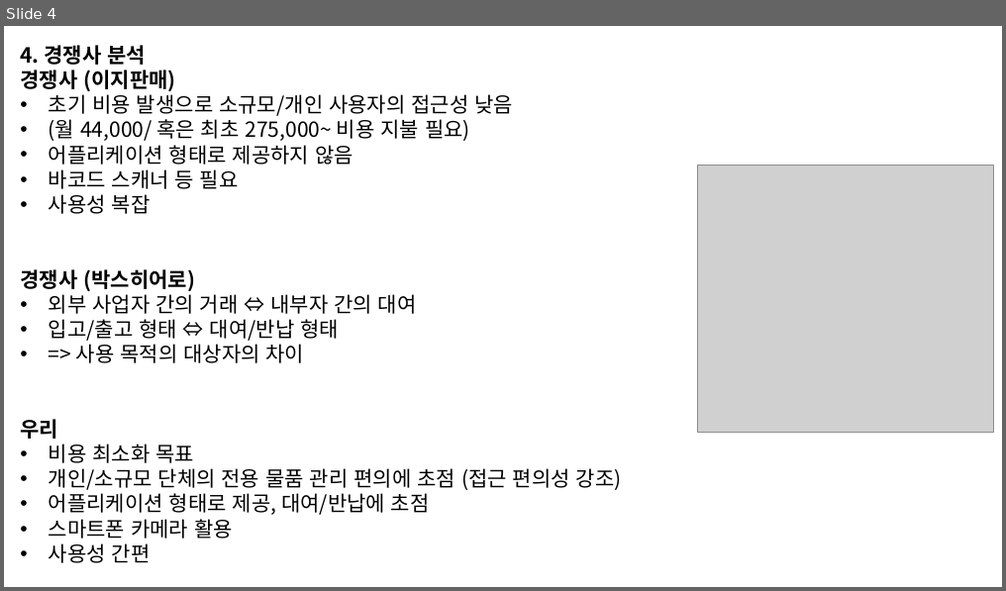
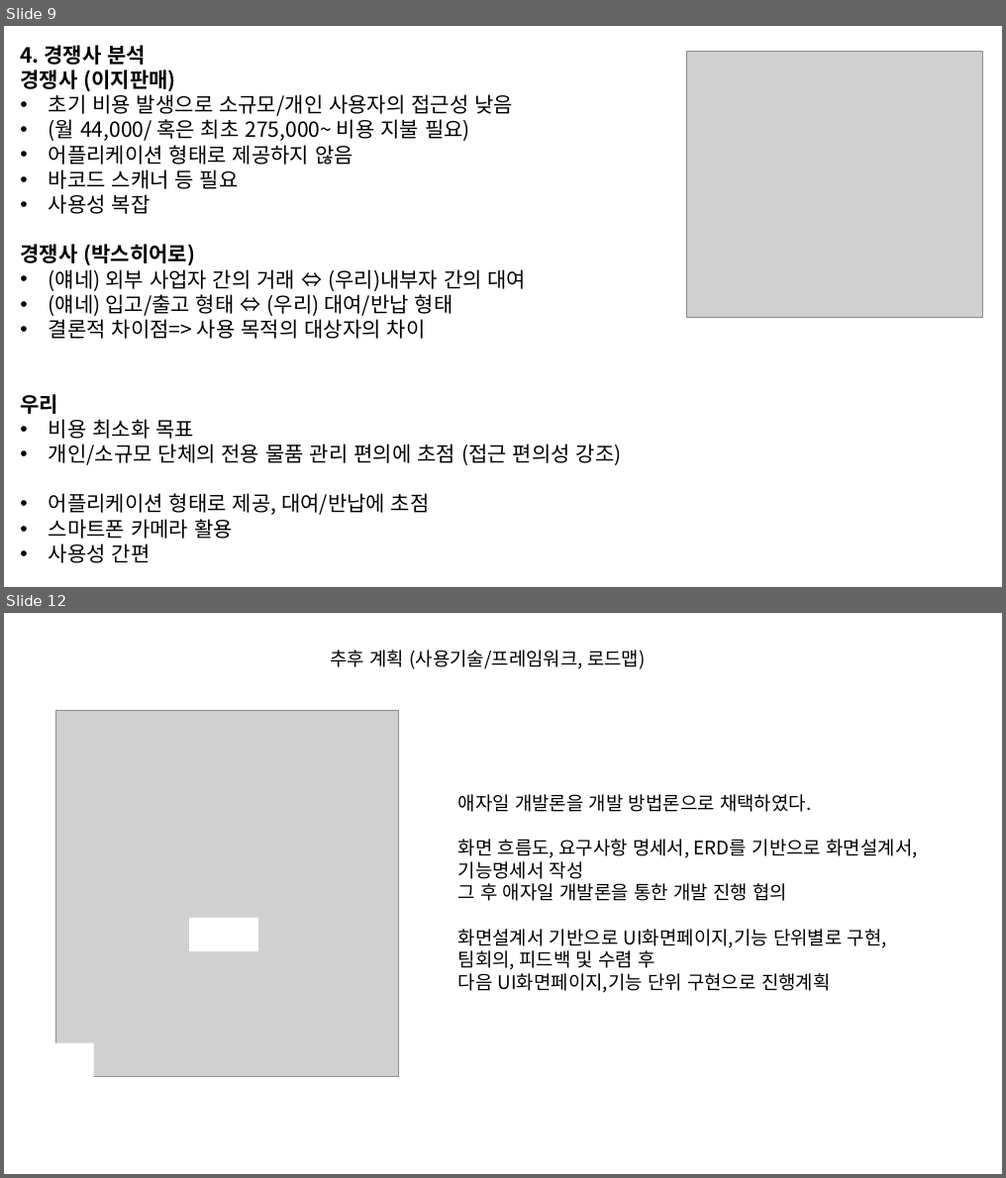
Before and after one commit to DEU-High-Five/4-1_Capstone_Document, a slide deck: 중간발표/중간발표(초안계획).pptx. Shown one above the other, each under a label of ours: slide 4 before the commit, slides 9 and 12 after it; the slides between them are not shown. The pictures are 1006x591 and 1006x1178 pixels, drawn with LibreOffice and Linux fonts; fonts in the diff are those of the drawing; grey boxes stand for pictures. Boxes give left, top, right and bottom in pixels: in the first picture for what was removed or moved away, otherwise in the second. Text is boxed around its words. In the diff, an @@ line names an element or a change of style, - is before the commit and + after.

Commit message:
회의 끝!

```diff
--- a/중간발표/중간발표(초안계획).pptx
+++ b/중간발표/중간발표(초안계획).pptx
@@ slide 12 added at [4,613,1002,1174], background #FFFFFF @@
@@ text added at [330,650,646,669], 18 pt, text #000000 @@
+추후 계획 (사용기술/프레임워크, 로드맵)
@@ picture added at [56,710,399,1077] @@
@@ text added at [458,794,918,993], 18 pt, text #000000 @@
+애자일 개발론을 개발 방법론으로 채택하였다.
+화면 흐름도, 요구사항 명세서, ERD를 기반으로 화면설계서, 기능명세서 작성
+그 후 애자일 개발론을 통한 개발 진행 협의
+화면설계서 기반으로 UI화면페이지,기능 단위별로 구현, 팀회의, 피드백 및 수렴 후
+다음 UI화면페이지,기능 단위 구현으로 진행계획
@@ rectangle added at [190,918,258,953], fill #FFFFFF @@
@@ rectangle added at [55,1044,94,1078], fill #FFFFFF @@
@@ what was slide 4 is now slide 9 @@
@@ slide 9 changed as well @@
@@ picture: place and size @@
-picture at [697,166,993,433]
+picture at [687,51,982,318]
@@ text at [49,270,527,339]: text changed @@
-• 외부 사업자 간의 거래 ⇔ 내부자 간의 대여
-• 입고/출고 형태 ⇔ 대여/반납 형태
-• => 사용 목적의 대상자의 차이
+• (얘네) 외부 사업자 간의 거래 ⇔ (우리)내부자 간의 대여
+• (얘네) 입고/출고 형태 ⇔ (우리) 대여/반납 형태
+• 결론적 차이점=> 사용 목적의 대상자의 차이
```
Also in this commit, not shown: 3 other slides changed, 7 other slides added, 1 slide removed, 1 other file.
